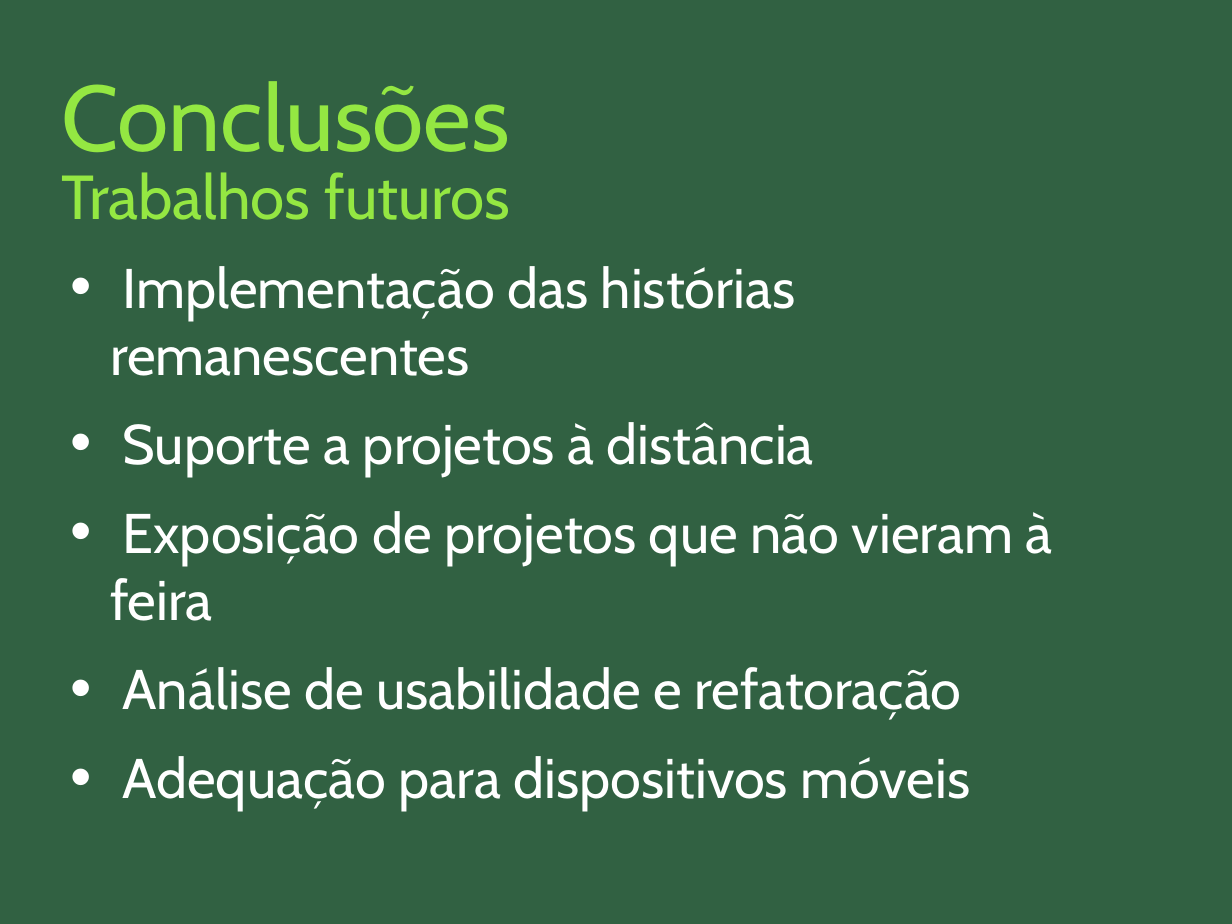
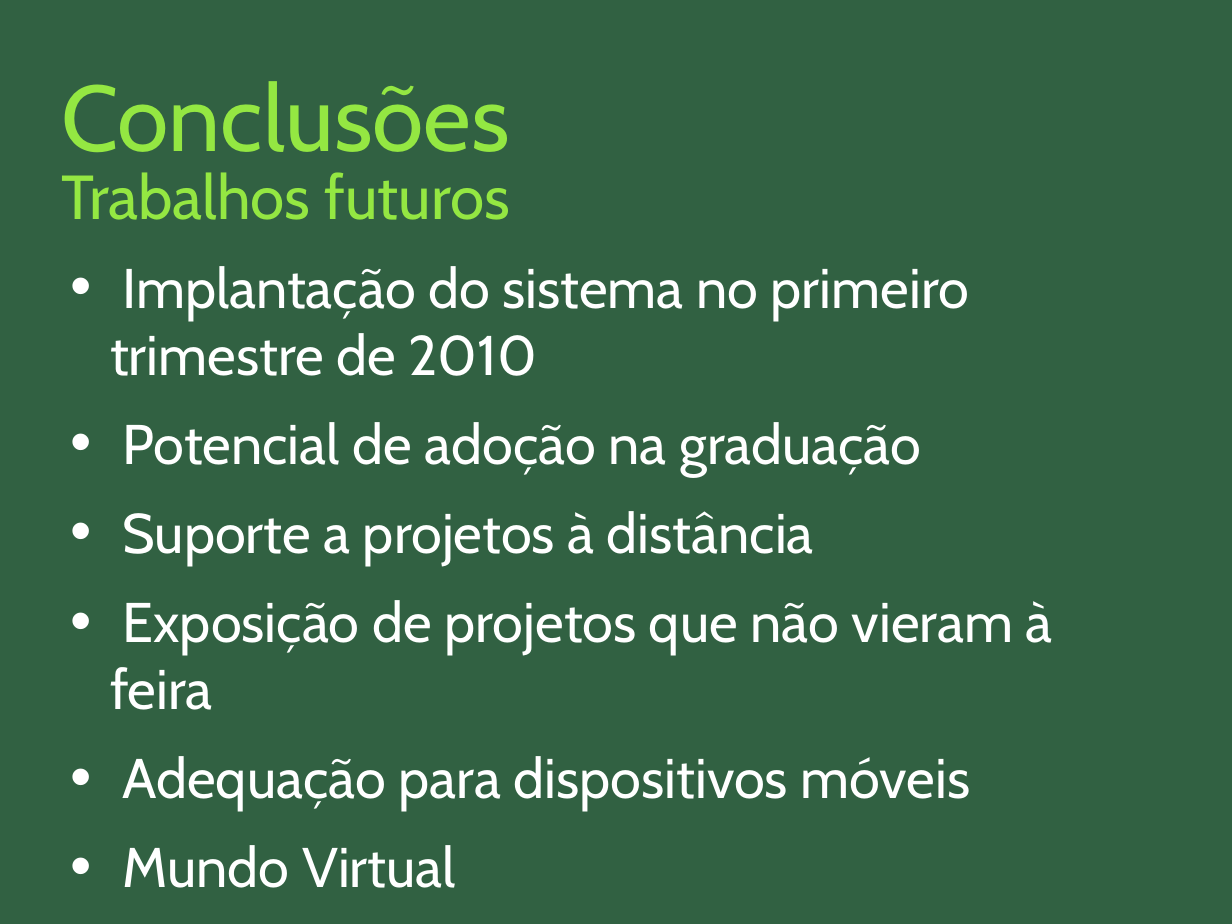
Before and after one commit to nathaliaspatricio/febracev, a slide deck: slide 22 of docs/monografia/apresentação_final.odp (slide 32 before the commit). Drawn at 1232x924 pixels with LibreOffice and Linux fonts; fonts in the diff are those of the drawing. Boxes give left, top, right and bottom in pixels: in the first picture for what was removed or moved away, otherwise in the second. Text is boxed around its words. In the diff, an @@ line names an element or a change of style, - is before the commit and + after.

```diff
--- a/docs/monografia/apresentação_final.odp
+++ b/docs/monografia/apresentação_final.odp
@@ text at bbox=[110, 266, 969, 476]: text changed @@
-• Implementação das histórias remanescentes
+• Implantação do sistema no primeiro trimestre de 2010
+• Potencial de adoção na graduação
@@ text at bbox=[123, 667, 962, 720]: paragraph removed @@
-• Análise de usabilidade e refatoração
@@ text at bbox=[123, 845, 456, 888]: paragraph added @@
+• Mundo Virtual
```
Also in this commit, not shown: 6 other slides changed, 8 slides added, 32 slides removed.
